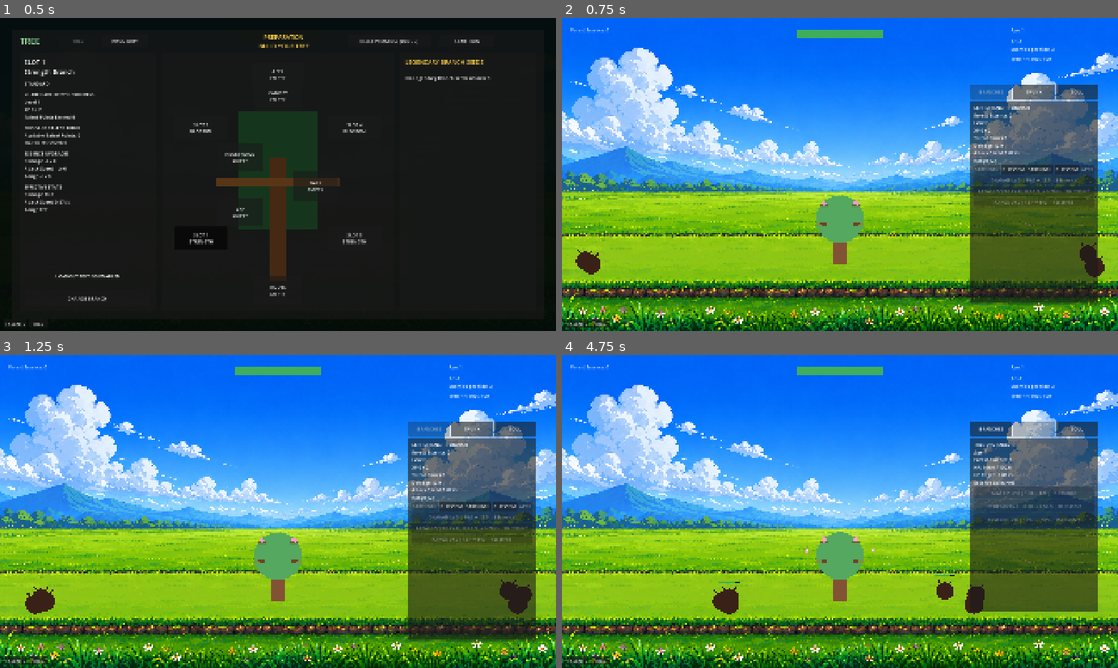
Above: before the commit, frames 1-4 (two rows, left to right).
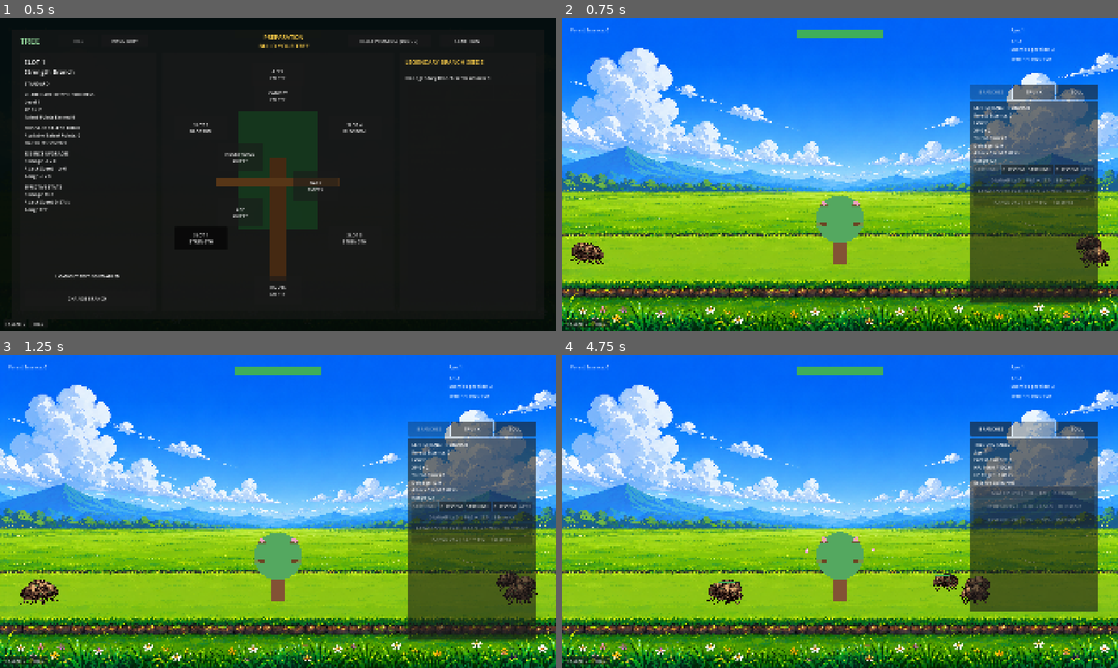
Above: after the commit, the same moments.

Repository: Triggggie/tree-guardian
Game: Godot game, scene res://scenes/main_world.tscn
Same seed, same stepped clock (60 frames per second), same inputs: the game is played once before the commit and once after it.
Inputs:
- Up to frame 1 (0.5 s): no input
- Up to frame 2 (0.75 s): click "START RUN" at 0.5 s
- Up to frame 3 (1.25 s): no input
- Up to frame 4 (4.75 s): click "BLOSSOM" at 1.25 s; click "STRENGTH" at 2 s; click "STRENGTH" at 2.75 s; click "BLOSSOM" at 3.5 s; click "TRUNK" at 4.25 s

Frame 1 is identical in both runs. In frame 2, 0.8% of the frame differs, in the area x 1-99%, y 69-83%; in frame 3, 0.9%; in frame 4, 1.1%, in the area x 26-77%, y 69-83%.

Commit message:
Add Bark Beetle production visual

Diff:
--- a/scenes/enemies/bark_beetle.tscn
+++ b/scenes/enemies/bark_beetle.tscn
@@ -4,6 +4,7 @@
 [ext_resource type="Script" path="res://scripts/enemies/components/enemy_health_component.gd" id="2_health"]
 [ext_resource type="Script" path="res://scripts/enemies/components/enemy_attack_component.gd" id="3_attack"]
 [ext_resource type="Script" path="res://scripts/enemies/components/enemy_movement_component.gd" id="4_movement"]
+[ext_resource type="Texture2D" path="res://resources/enemies/bark_beetle/bark_beetle_v1.png" id="5_bark_beetle_visual"]
 
 [sub_resource type="CircleShape2D" id="CircleShape2D_oij6s"]
 radius = 32.0
@@ -33,6 +34,13 @@
 
 [node name="Visual" type="Node2D" parent="." unique_id=296908097]
 
+[node name="BarkBeetleSprite" type="Sprite2D" parent="Visual"]
+texture_filter = 1
+position = Vector2(0, -33)
+scale = Vector2(0.474, 0.474)
+texture = ExtResource("5_bark_beetle_visual")
+flip_h = true
+
 [node name="CollisionShape2D" type="CollisionShape2D" parent="." unique_id=1226018101]
 shape = SubResource("CircleShape2D_oij6s")
 
--- a/scripts/bark_beetle.gd
+++ b/scripts/bark_beetle.gd
@@ -46,6 +46,9 @@
 )
 @onready var movement_component: EnemyMovementComponent = (
 	$MovementComponent
+)
+@onready var visual_sprite: Sprite2D = (
+	get_node_or_null("Visual/BarkBeetleSprite") as Sprite2D
 )
 @onready var health_bar: ProgressBar = $HealthBar
 
@@ -275,6 +278,8 @@
 	formation_side = new_formation_side
 	lane_index = new_lane_index
 	queue_order = new_queue_order
+	if is_instance_valid(visual_sprite):
+		visual_sprite.flip_h = formation_side > 0.0
 
 	var formation_success: bool = (
 		movement_component.configure_formation(
@@ -835,25 +840,3 @@
 func cancel_boss_ability_runtime() -> void:
 	if is_instance_valid(boss_ability_runtime):
 		boss_ability_runtime.cancel_runtime()
-
-
-func _draw() -> void:
-	draw_circle(
-		Vector2.ZERO,
-		32.0,
-		Color("3a2118")
-	)
-
-	draw_line(
-		Vector2(-12, -22),
-		Vector2(-25, -38),
-		Color("3a2118"),
-		5.0
-	)
-
-	draw_line(
-		Vector2(12, -22),
-		Vector2(25, -38),
-		Color("3a2118"),
-		5.0
-	)
Binary file added: resources/enemies/bark_beetle/bark_beetle_v1.png
Not shown, added: resources/enemies/bark_beetle/bark_beetle_v1.png.import
